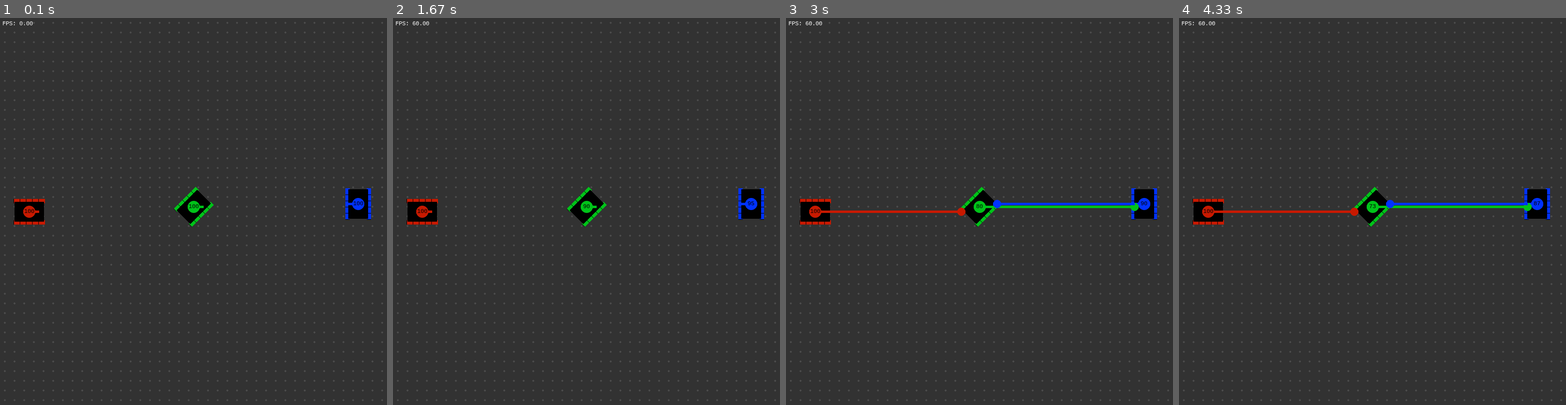
Above: before the commit, frames 1-4 (left to right).
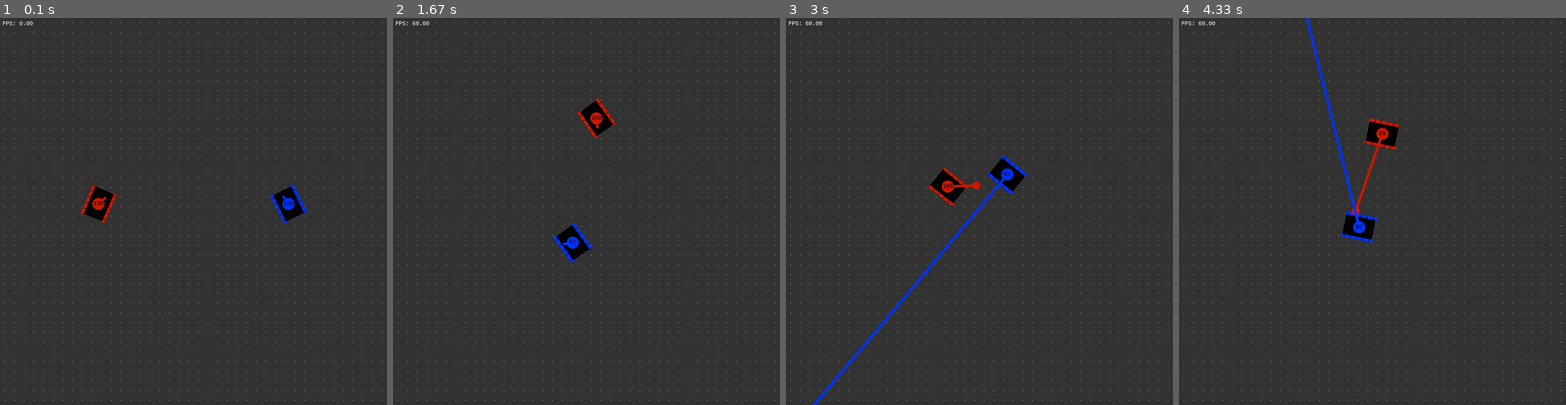
Above: after the commit, the same moments.

Repository: ginop/LaserTanks
Game: pygame game, started from LaserTanks_PyGame.py
Same seed, same stepped clock (60 frames per second), same inputs: the game is played once before the commit and once after it.
Inputs:
- Up to frame 1 (0.1 s): no input
- Up to frame 2 (1.67 s): no input
- Up to frame 3 (3 s): no input
- Up to frame 4 (4.33 s): no input

The runs differ from the first frame. In frame 1, 2.6% of the frame differs, in the area x 3-96%, y 43-54%; in frame 2, 2.6%; in frame 3, 3.8%, in the area x 3-96%, y 35-100%; in frame 4, 3.6%.

Commit message:
Implemented controller classes

Diff:
--- /dev/null
+++ b/FixedOffsetController.py
@@ -0,0 +1,57 @@
+import numpy as np
+from math import pi
+from LaserTankController import LaserTankController
+
+
+def rotate(points, angle):
+    """
+    A helper function for 2D rotations.
+    Inputs:
+        points: a nx2 numpy array
+        angle: rotation angle in degrees
+    Outputs:
+        points: nx2 rotated array
+    """
+    ca = np.cos(angle*pi/180)
+    sa = np.sin(angle*pi/180)
+    R = np.array([[ca, -sa], [sa, ca]])  # positive is CCW
+    R.shape += (1,)  # add dim for broadcasting over n points
+    points = points.T
+    points.shape = (1,) + points.shape  # 1x2xn
+    points = (R*points).sum(axis=1).T  # do rotation and return original shape
+    return points
+
+
+class FixedOffsetController(LaserTankController):
+
+    def __init__(self):
+        pass
+
+    def main(self, t, Tank, me, them):
+        if len(them) == 0:
+            return(np.array([0., 0.]), 0., False)
+
+        them = them[0]  # only concerned with one target
+
+        targetoffset = [-9, 5]
+
+        target = them['position'] + rotate(np.array(targetoffset),
+                                           them['orientation'][0])
+        vec = target - me['position']
+
+        ang = (np.arctan2(vec[0, 1], vec[0, 0]) * 180/pi %
+               360 - me['orientation'][0]) % 360
+
+        ang = np.where(ang > 180, ang - 360, ang)
+
+        speed = 10
+        diff = -ang / 180
+
+        drive = speed * np.array([1. + diff, 1. - diff])
+
+        vec = them['position'] - me['position']
+        angle = np.arctan2(vec[1], vec[0])*180/pi - me['orientation'][0]
+        d_angle = (angle - me['orientation'][1] + 180) % 360 - 180  # [-180, 180]
+        spin = 2. * d_angle
+
+        return drive, spin, True
--- /dev/null
+++ b/FixedOffset_PIDTracking_Controller.py
@@ -0,0 +1,73 @@
+import numpy as np
+from math import pi
+from LaserTankController import LaserTankController
+
+
+def rotate(points, angle):
+    """
+    A helper function for 2D rotations.
+    Inputs:
+        points: a nx2 numpy array
+        angle: rotation angle in degrees
+    Outputs:
+        points: nx2 rotated array
+    """
+    ca = np.cos(angle*pi/180)
+    sa = np.sin(angle*pi/180)
+    R = np.array([[ca, -sa], [sa, ca]])  # positive is CCW
+    R.shape += (1,)  # add dim for broadcasting over n points
+    points = points.T
+    points.shape = (1,) + points.shape  # 1x2xn
+    points = (R*points).sum(axis=1).T  # do rotation and return original shape
+    return points
+
+
+class FixedOffset_PIDTracking_Controller(LaserTankController):
+
+    def __init__(self):
+        self.pid = PID(1., 1., 1.)
+
+    def main(self, t, Tank, me, them):
+        if len(them) == 0:
+            return(np.array([0., 0.]), 0., False)
+
+        them = them[0]  # only concerned with one target
+
+        targetoffset = [-9, 5]
+
+        target = them['position'] + rotate(np.array(targetoffset),
+                                           them['orientation'][0])
+        vec = target - me['position']
+
+        ang = (np.arctan2(vec[0, 1], vec[0, 0]) * 180/pi %
+               360 - me['orientation'][0]) % 360
+
+        ang = np.where(ang > 180, ang - 360, ang)
+
+        speed = 10
+        diff = -ang / 180
+
+        drive = speed * np.array([1. + diff, 1. - diff])
+
+        vec = them['position'] - me['position']
+        angle = np.arctan2(vec[1], vec[0])*180/pi - me['orientation'][0]
+        d_angle = (angle - me['orientation'][1] + 180) % 360 - 180  # in +-180
+        spin = self.pid.step(d_angle)
+
+        return drive, spin, True
+
+
+class PID():
+    # PID controller that drives x to zero
+    def __init__(self, P, I, D):
+        self.P = P
+        self.I = I
+        self.D = D
+        self.ix = 0
+        self.lastx = 0
+
+    def step(self, x):
+        self.ix += x
+        dx = x - self.lastx
+        self.lastx = x
+        return self.P * x + self.I * self.ix + self.D * dx
--- /dev/null
+++ b/LaserTankController.py
@@ -0,0 +1,10 @@
+import numpy as np
+
+
+class LaserTankController():
+
+    def __init__(self):
+        pass
+
+    def main(self, t, Tank, me, targets):
+        return np.array([0., 0.]), 0., False
--- a/LaserTanks_PyGame.py
+++ b/LaserTanks_PyGame.py
@@ -3,20 +3,20 @@
 # gfxdraw is a submodule (a child directory in the pygame folder) so it must be
 # specifically imported. from pygame import * would not include it.
 from pygame import gfxdraw
-import testControls
 from Tank import Tank
 
 
 class Game():
 
-    px = 20  # pixels per game unit
-    screen_width = 40  # in game unites
-    screen_height = 40  # in game units
-
-    def __init__(self, tanks=[]):
+    def __init__(self, tanks=[], px=20, screen_width=40, screen_height=40):
         for tank in tanks:
             tank.game = self
         self.tanks = tanks
+
+        self.px = px  # pixels per game unit
+        self.screen_width = screen_width  # in game unites
+        self.screen_height = screen_height  # in game units
+
         self.screen = pg.display.set_mode((self.screen_width*self.px,
                                            self.screen_height*self.px))
         pg.display.set_caption("Laser Tanks!")  # The window title
@@ -144,7 +144,7 @@
 
         pg.display.quit()
         pg.quit()
-        quit()
+        # quit()
 
     def detect_hits(self, dt):
         """ For each tank, search for a hit on each other tank. Keep only the
@@ -173,20 +173,30 @@
 
 if __name__ is "__main__":
 
-    """R = Tank(testControls.R, (200, 25, 0), [26., 11.], [-45., -45.])
+    """import testControls
+    R = Tank(testControls.R, (200, 25, 0), [26., 11.], [-45., -45.])
     G = Tank(testControls.G, (0, 195, 25), [3., 3.], [24., 11.])
     B = Tank(testControls.B, (0, 50, 255), [12., 16.], [95., 15.])
     game = Game(tanks=[R, G, B])"""
 
-    R = Tank(testControls.shooty, (200, 25, 0), [3, 20.], [0., 0.])
+    """R = Tank(testControls.shooty, (200, 25, 0), [3, 20.], [0., 0.])
     G = Tank(testControls.shooty, (0, 195, 25), [20, 20.5], [45., -45.])
     B = Tank(testControls.shooty, (0, 50, 255), [37, 20.8], [90., 90.])
     # game = Game(tanks=[R, B])
-    game = Game(tanks=[R, G, B])
+    game = Game(tanks=[R, G, B])"""
 
     """R = Tank(testControls.dummy, (200, 25, 0), [3., 3.], [45., 0.])
     G = Tank(testControls.dummy, (0, 195, 25), [20.5, 20.], [90., -45.])
     B = Tank(testControls.dummy, (0, 50, 255), [37., 37.5], [-45., -90.])
     game = Game(tanks=[R, G, B])"""
 
+    screen_width = 40
+    screen_height = 40
+    R = Tank('FixedOffset_PIDTracking_Controller', (200, 25, 0),
+             [screen_width/4, screen_height/2], [90, 0])
+    B = Tank('FixedOffsetController', (0, 50, 255),
+             [screen_width*3/4, screen_height/2], [90, 0])
+    game = Game(tanks=[R, B], screen_width=screen_width,
+                screen_height=screen_height)
+
     game.run()
--- a/Tank.py
+++ b/Tank.py
@@ -1,5 +1,6 @@
 import numpy as np
 from math import pi
+from importlib import import_module
 
 
 def rotate(points, angle):
@@ -37,12 +38,13 @@
 
     laser_length = 999.  # default laser_length, overwritten per instance
     laser_dur = 0.5  # duration of laser shot in seconds
-    damage = 10.  # HP per sec
+    damage = 50.  # HP per sec
     reload_time = 1.
 
     def __init__(self, control, color, pos=[0., 0.], orient=[0., 0.]):
         self.game = None
-        self.control = control
+        # Load named module and instantiate object of class with same name
+        self.control = import_module(control).__dict__[control]()
         self.position = np.array(pos).astype(float)
         self.orientation = np.array(orient)
         self.velocity = np.array([0, 0]).astype(float)
@@ -119,9 +121,10 @@
             center = [center*np.cos(a), center*np.sin(a)] + self.position
             self.game.circle(center, self.blast_radius, self.color)
 
-    def update(self, dt, t, info):
-        self.drive, self.spin, self.shoot = self.control(t, Tank, info)
-
+    def update(self, dt, t, target_info):
+        self.drive, self.spin, self.shoot = self.control.main(t, Tank,
+                                                              self.public(),
+                                                              target_info)
         self.time_to_ready -= dt
         if self.time_to_ready > 0.:
             self.shoot = False
@@ -139,11 +142,11 @@
         self.orientation[1] += self.spin*dt
         a = self.orientation[0]*pi/180  # for brevity below
         if w == 0.0:
-            self.position[0] += dt*v*np.sin(a)
-            self.position[1] += dt*v*np.cos(a)
+            self.position[1] += dt*v*np.sin(a)
+            self.position[0] += dt*v*np.cos(a)
         else:
-            self.position[0] -= v/w*(np.cos(a+w*dt)-np.cos(a))
-            self.position[1] += v/w*(np.sin(a+w*dt)-np.sin(a))
+            self.position[1] -= v/w*(np.cos(a+w*dt)-np.cos(a))
+            self.position[0] += v/w*(np.sin(a+w*dt)-np.sin(a))
             self.orientation[0] += w*dt*180/pi
 
     def public(self):
--- a/testControls.py
+++ b/testControls.py
@@ -12,28 +12,96 @@
     shoot (logical to fire laser, ignored while recharging)
 """
 
-def dummy(t, Tank, info):
+
+def rotate(points, angle):
+    """
+    A helper function for 2D rotations.
+    Inputs:
+        points: a nx2 numpy array
+        angle: rotation angle in degrees
+    Outputs:
+        points: nx2 rotated array
+    """
+    ca = np.cos(angle*pi/180)
+    sa = np.sin(angle*pi/180)
+    R = np.array([[ca, -sa], [sa, ca]])  # positive is CCW
+    R.shape += (1,)  # add dim for broadcasting over n points
+    points = points.T
+    points.shape = (1,) + points.shape  # 1x2xn
+    points = (R*points).sum(axis=1).T  # do rotation and return original shape
+    return points
+
+
+def main(t, Tank, me, them):
+
+    if len(them) == 0:
+        return(np.array([0., 0.]), 0., False)
+
+    them = them[0]  # only concerned with one target
+
+    targetoffset = [-9, 5]
+
+    target = them['position'] + rotate(np.array(targetoffset),
+                                       them['orientation'][0])
+    vec = target - me['position']
+
+    ang = (np.arctan2(vec[0, 1], vec[0, 0]) * 180/pi %
+           360 - me['orientation'][0]) % 360
+
+    ang = np.where(ang > 180, ang - 360, ang)
+
+    speed = 10
+    diff = -ang / 180
+
+    drive = speed * np.array([1. + diff, 1. - diff])
+
+    vec = them['position'] - me['position']
+    angle = np.arctan2(vec[1], vec[0])*180/pi - me['orientation'][0]
+    d_angle = (angle - me['orientation'][1] + 180) % 360 - 180  # [-180, 180]
+    spin = 2. * d_angle
+
+    return drive, spin, True
+
+
+class PID():
+    # PID controller that drives x to zero
+    def __init__(self, P, I, D):
+        self.P = P
+        self.I = I
+        self.D = D
+        self.ix = 0
+        self.lastx = 0
+
+    def step(self, x):
+        self.ix += x
+        dx = x - self.lastx
+        self.lastx = x
+        return self.P * x + self.I * self.ix + self.D * dx
+
+
+def dummy(t, Tank, me, info):
     drive = np.array([0., 0.])
     spin = 0.
     shoot = False
     return drive, spin, shoot
 
-def shooty(t, Tank, info):
+
+def shooty(t, Tank, me, info):
     drive = np.array([0., 0.])
     spin = 0.
     shoot = True
     return drive, spin, shoot
 
 
-def R(t, Tank, info):
+def R(t, Tank, me, info):
     drive = np.array([4., 1.])
     spin = 0.
     shoot = (t % 3) < 0.2
     return drive, spin, shoot
 
 
-def G(t, Tank, info):
-    drive = np.array([2., -2.])
+def G(t, Tank, me, info):
+    drive = np.array([1., -1.])
     spread = Tank.body_width + Tank.tread_width - 2*Tank.tread_overlap
     w = (drive[1] - drive[0])/spread
     spin = -w*180/pi  # counter spin
@@ -41,7 +109,7 @@
     return drive, spin, shoot
 
 
-def B(t, Tank, info):
+def B(t, Tank, me, info):
     drive = np.array([3., 5.])
     spread = Tank.body_width + Tank.tread_width - 2*Tank.tread_overlap
     w = (drive[1] - drive[0])/spread
